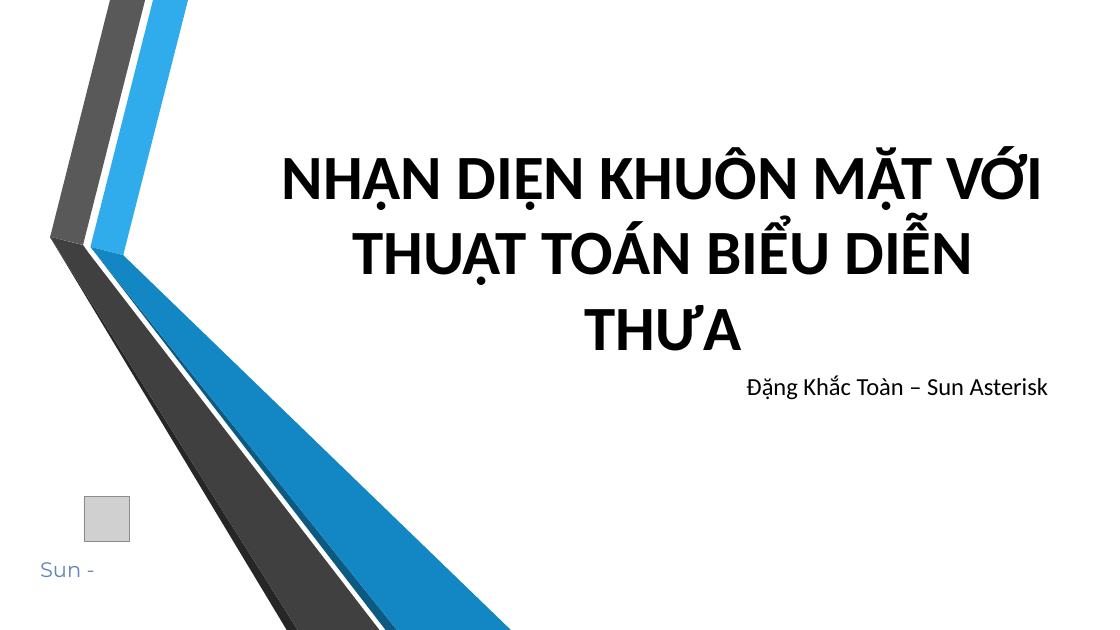
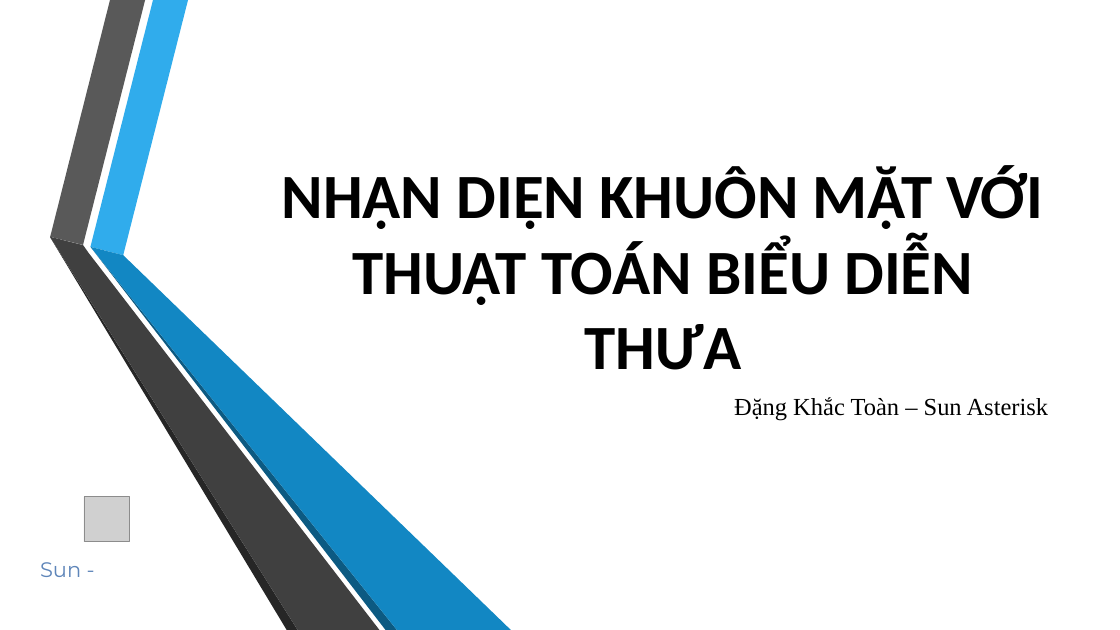
Before and after one commit to khactoan/Face-recognition-tool, a slide deck: slide 1 of Sun seminar/Bieu dien thua.pptx. Drawn at 1120x630 pixels with LibreOffice and Linux fonts; fonts in the diff are those of the drawing; grey boxes stand for pictures; background and template pictures are left out. Boxes give left, top, right and bottom in pixels: in the first picture for what was removed or moved away, otherwise in the second. Text is boxed around its words. In the diff, an @@ line names an element or a change of style, - is before the commit and + after.

```diff
--- a/Sun seminar/Bieu dien thua.pptx
+++ b/Sun seminar/Bieu dien thua.pptx
@@ title "NHẬN DIỆN KHUÔN MẶT VỚI ...": place and size @@
-title "NHẬN DIỆN KHUÔN MẶT VỚI ..." at box(282, 146, 1044, 351)
+title "NHẬN DIỆN KHUÔN MẶT VỚI ..." at box(282, 166, 1044, 370)
@@ subtitle "Đặng Khắc Toàn – Sun ...": place and size @@
-subtitle "Đặng Khắc Toàn – Sun ..." at box(746, 375, 1048, 400)
+subtitle "Đặng Khắc Toàn – Sun ..." at box(734, 397, 1049, 420)
@@ subtitle "Đặng Khắc Toàn – Sun ..." at box(734, 397, 1049, 420): font Calibri to Times New Roman @@
```
Also in this commit, not shown: 1 other slide changed.
